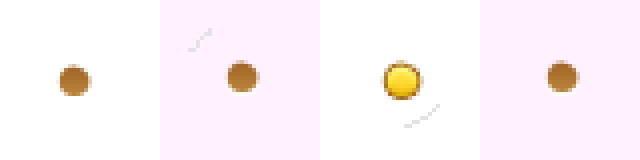
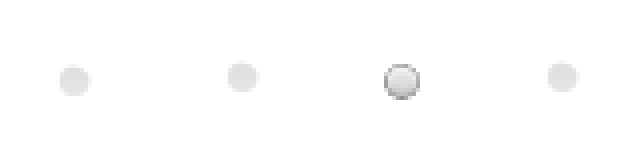
Layered file, before and after one edit (w=640, h=160). Changes by layer:
removed layer "Pasted Layer #3" over [56, 64, 92, 96]
painted on "Pasted Layer #2" over [384, 60, 584, 100]
"Pasted Layer #1": opacity 100% → 34%, painted on it over [56, 60, 584, 104]
removed layer "Pasted Layer" over [380, 60, 424, 100]
removed layer "Layer" (was 11%) over [56, 0, 640, 160]
